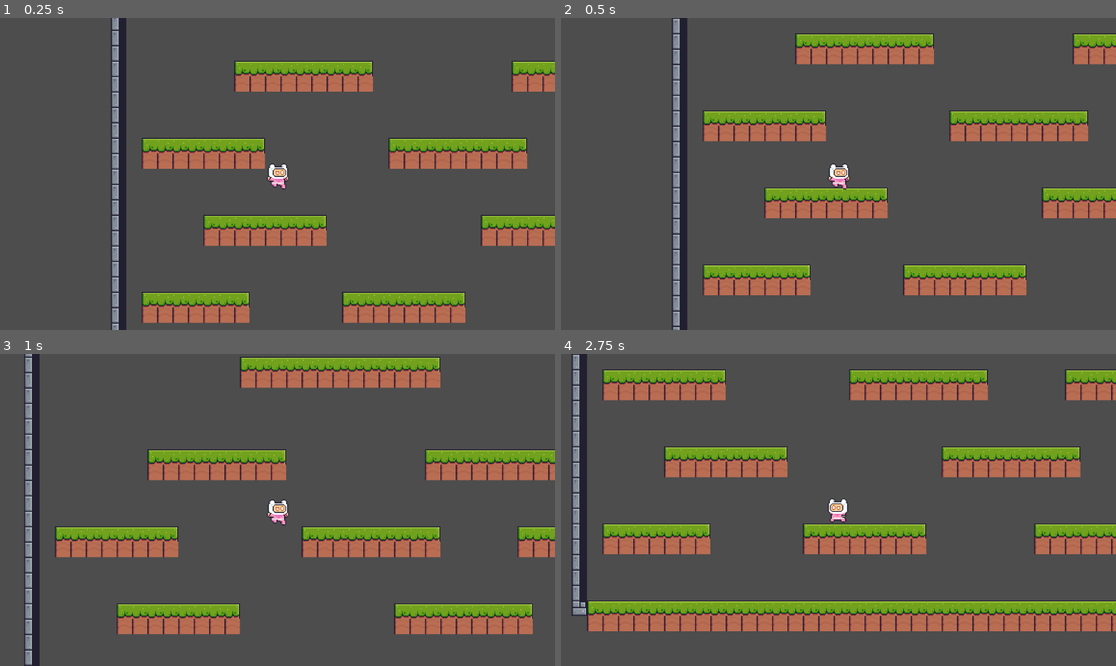
Above: before the commit, frames 1-4 (two rows, left to right).
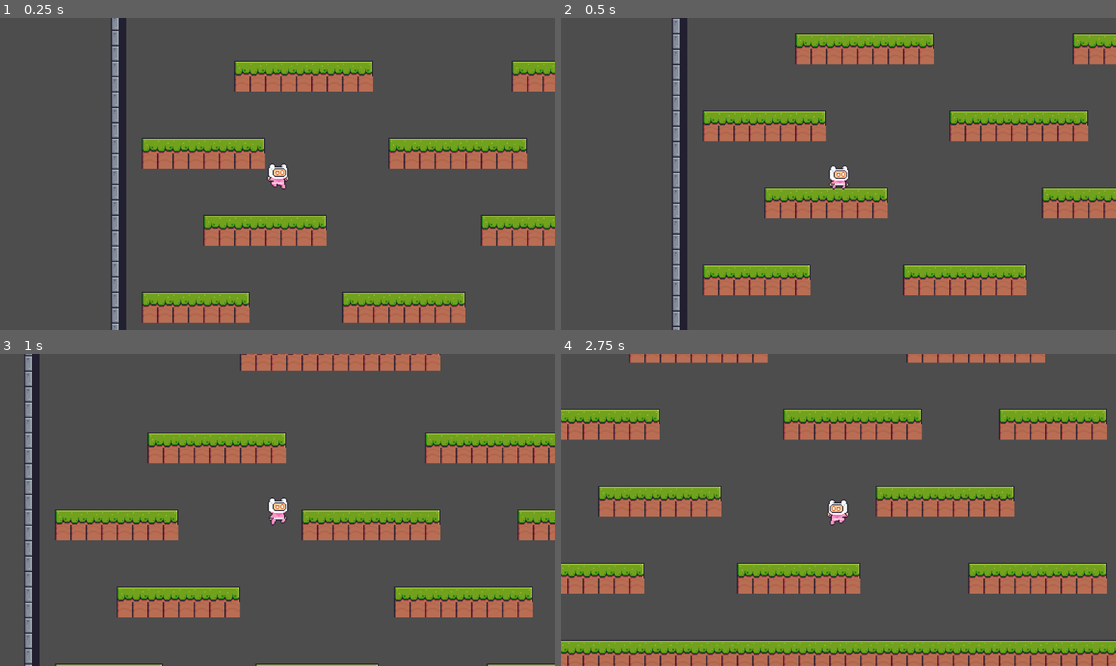
Above: after the commit, the same moments.

Repository: higginscameron/CSCI-4350-Project
Game: Godot game, scene res://scenes/level_1.tscn
Two runs of this game, one before a commit and one after it. Both use one fixed random seed, a clock stepped at 60 frames per second and the inputs below.
Inputs:
- Up to frame 1 (0.25 s): no input
- Up to frame 2 (0.5 s): no input
- Up to frame 3 (1 s): tap Enter (ui_accept) at 0.5, 0.6 s; hold Right (ui_right) from 0.53 s (still down); tap Space (jump, bound only after the commit) at 0.77, 0.8 s
- Up to frame 4 (2.75 s): tap Space (jump, bound only after the commit) at 1.07, 1.35, 1.52, 1.82, 2.3 s; tap Enter (ui_accept) at 1.55, 2.1 s; release Right (ui_right) at 2.03 s; hold Left (ui_left) from 2.03 s (still down)

Frame 1 is identical in both runs. In frame 2, 0.2% of the frame differs, in the area x 48-53%, y 46-56%; in frame 3, 28%; in frame 4, 54%, in the area x 0-100%, y 0-100%.

Commit message:
New movement

Diff:
--- a/actors/player/frames/ninja_frog.tres
+++ b/actors/player/frames/ninja_frog.tres
@@ -201,7 +201,7 @@
 "duration": 1.0,
 "texture": SubResource("AtlasTexture_dx6gj")
 }],
-"loop": true,
+"loop": false,
 "name": &"double_jump",
 "speed": 15.0
 }, {
@@ -235,7 +235,7 @@
 "duration": 1.0,
 "texture": SubResource("AtlasTexture_dvp1h")
 }],
-"loop": true,
+"loop": false,
 "name": &"hit",
 "speed": 15.0
 }, {
@@ -342,7 +342,7 @@
 "duration": 1.0,
 "texture": SubResource("AtlasTexture_qimpc")
 }],
-"loop": true,
+"loop": false,
 "name": &"wall_jump",
 "speed": 15.0
 }]
--- a/actors/player/frames/pink_man.tres
+++ b/actors/player/frames/pink_man.tres
@@ -3,6 +3,7 @@
 [ext_resource type="Texture2D" uid="uid://dmr86vg17r2s3" path="res://assets/Main Characters/Pink Man/Double Jump (32x32).png" id="1_3pl63"]
 [ext_resource type="Texture2D" uid="uid://dhuv1f7hfiw5w" path="res://assets/Main Characters/Pink Man/Fall (32x32).png" id="2_xdx4h"]
 [ext_resource type="Texture2D" uid="uid://kc1ep0jtp88m" path="res://assets/Main Characters/Pink Man/Hit (32x32).png" id="3_mukv4"]
+[ext_resource type="Texture2D" uid="uid://nye6uwwpmidh" path="res://assets/Main Characters/Pink Man/Idle (32x32).png" id="4_3pl63"]
 [ext_resource type="Texture2D" uid="uid://w8g61jlukxsc" path="res://assets/Main Characters/Pink Man/Jump (32x32).png" id="5_sq32r"]
 [ext_resource type="Texture2D" uid="uid://bl5llk5h5vvaj" path="res://assets/Main Characters/Pink Man/Run (32x32).png" id="6_gsrko"]
 [ext_resource type="Texture2D" uid="uid://m6p7icxp5xgt" path="res://assets/Main Characters/Pink Man/Wall Jump (32x32).png" id="7_ygvle"]
@@ -63,6 +64,50 @@
 atlas = ExtResource("3_mukv4")
 region = Rect2(192, 0, 32, 32)
 
+[sub_resource type="AtlasTexture" id="AtlasTexture_xdx4h"]
+atlas = ExtResource("4_3pl63")
+region = Rect2(0, 0, 32, 32)
+
+[sub_resource type="AtlasTexture" id="AtlasTexture_mukv4"]
+atlas = ExtResource("4_3pl63")
+region = Rect2(32, 0, 32, 32)
+
+[sub_resource type="AtlasTexture" id="AtlasTexture_nr4xp"]
+atlas = ExtResource("4_3pl63")
+region = Rect2(64, 0, 32, 32)
+
+[sub_resource type="AtlasTexture" id="AtlasTexture_sq32r"]
+atlas = ExtResource("4_3pl63")
+region = Rect2(96, 0, 32, 32)
+
+[sub_resource type="AtlasTexture" id="AtlasTexture_gsrko"]
+atlas = ExtResource("4_3pl63")
+region = Rect2(128, 0, 32, 32)
+
+[sub_resource type="AtlasTexture" id="AtlasTexture_ygvle"]
+atlas = ExtResource("4_3pl63")
+region = Rect2(160, 0, 32, 32)
+
+[sub_resource type="AtlasTexture" id="AtlasTexture_od1fp"]
+atlas = ExtResource("4_3pl63")
+region = Rect2(192, 0, 32, 32)
+
+[sub_resource type="AtlasTexture" id="AtlasTexture_nd60r"]
+atlas = ExtResource("4_3pl63")
+region = Rect2(224, 0, 32, 32)
+
+[sub_resource type="AtlasTexture" id="AtlasTexture_gups3"]
+atlas = ExtResource("4_3pl63")
+region = Rect2(256, 0, 32, 32)
+
+[sub_resource type="AtlasTexture" id="AtlasTexture_53oq5"]
+atlas = ExtResource("4_3pl63")
+region = Rect2(288, 0, 32, 32)
+
+[sub_resource type="AtlasTexture" id="AtlasTexture_sqgd8"]
+atlas = ExtResource("4_3pl63")
+region = Rect2(320, 0, 32, 32)
+
 [sub_resource type="AtlasTexture" id="AtlasTexture_x71m8"]
 atlas = ExtResource("5_sq32r")
 region = Rect2(0, 0, 32, 32)
@@ -156,7 +201,7 @@
 "duration": 1.0,
 "texture": SubResource("AtlasTexture_pfvyv")
 }],
-"loop": true,
+"loop": false,
 "name": &"double_jump",
 "speed": 15.0
 }, {
@@ -190,11 +235,44 @@
 "duration": 1.0,
 "texture": SubResource("AtlasTexture_fuw2m")
 }],
-"loop": true,
+"loop": false,
 "name": &"hit",
 "speed": 15.0
 }, {
-"frames": [],
+"frames": [{
+"duration": 1.0,
+"texture": SubResource("AtlasTexture_xdx4h")
+}, {
+"duration": 1.0,
+"texture": SubResource("AtlasTexture_mukv4")
+}, {
+"duration": 1.0,
+"texture": SubResource("AtlasTexture_nr4xp")
+}, {
+"duration": 1.0,
+"texture": SubResource("AtlasTexture_sq32r")
+}, {
+"duration": 1.0,
+"texture": SubResource("AtlasTexture_gsrko")
+}, {
+"duration": 1.0,
+"texture": SubResource("AtlasTexture_ygvle")
+}, {
+"duration": 1.0,
+"texture": SubResource("AtlasTexture_od1fp")
+}, {
+"duration": 1.0,
+"texture": SubResource("AtlasTexture_nd60r")
+}, {
+"duration": 1.0,
+"texture": SubResource("AtlasTexture_gups3")
+}, {
+"duration": 1.0,
+"texture": SubResource("AtlasTexture_53oq5")
+}, {
+"duration": 1.0,
+"texture": SubResource("AtlasTexture_sqgd8")
+}],
 "loop": true,
 "name": &"idle",
 "speed": 10.0
@@ -264,7 +342,7 @@
 "duration": 1.0,
 "texture": SubResource("AtlasTexture_vpucd")
 }],
-"loop": true,
+"loop": false,
 "name": &"wall_jump",
 "speed": 15.0
 }]
--- a/actors/player/frames/virtual_guy.tres
+++ b/actors/player/frames/virtual_guy.tres
@@ -201,7 +201,7 @@
 "duration": 1.0,
 "texture": SubResource("AtlasTexture_dq8pf")
 }],
-"loop": true,
+"loop": false,
 "name": &"double_jump",
 "speed": 15.0
 }, {
@@ -235,7 +235,7 @@
 "duration": 1.0,
 "texture": SubResource("AtlasTexture_nhmfs")
 }],
-"loop": true,
+"loop": false,
 "name": &"hit",
 "speed": 15.0
 }, {
@@ -342,7 +342,7 @@
 "duration": 1.0,
 "texture": SubResource("AtlasTexture_060wx")
 }],
-"loop": true,
+"loop": false,
 "name": &"wall_jump",
 "speed": 15.0
 }]
--- a/actors/player/player.gd
+++ b/actors/player/player.gd
@@ -3,9 +3,8 @@
 const SPEED = 200.0
 const JUMP_VELOCITY = -400.0
 const GRAVITY = 980.0
+const MAX_JUMPS = 2
 
-# Each rescued friend becomes a playable character with the same animation
-# names, so switching is just a matter of swapping the SpriteFrames resource.
 const CHARACTER_FRAMES = {
 	"Pink Man": preload("res://actors/player/frames/pink_man.tres"),
 	"Mask Dude": preload("res://actors/player/frames/mask_dude.tres"),
@@ -18,6 +17,7 @@
 var health = 3
 var spawn_position = Vector2.ZERO
 var is_hit = false
+var jump_count = 0
 
 func _ready() -> void:
 	add_to_group("player")
@@ -27,16 +27,16 @@
 
 
 func _physics_process(delta: float) -> void:
-	# Gravity
-	if not is_on_floor():
+	if is_on_floor():
+		jump_count = 0
+	else:
 		velocity.y += GRAVITY * delta
 
-	# Jump
-	if Input.is_action_just_pressed("ui_accept") and is_on_floor():
+	if Input.is_action_just_pressed("jump") and jump_count < MAX_JUMPS:
 		velocity.y = JUMP_VELOCITY
+		jump_count += 1
 
-	# Left / right movement
-	var direction = Input.get_axis("ui_left", "ui_right")
+	var direction = Input.get_axis("move_left", "move_right")
 	if direction != 0:
 		velocity.x = direction * SPEED
 	else:
@@ -47,7 +47,6 @@
 
 
 func _update_animation(direction: float) -> void:
-	# Don't let idle/run/jump/fall interrupt a hit reaction mid-play.
 	if is_hit:
 		return
 
@@ -55,7 +54,10 @@
 		$AnimatedSprite2D.flip_h = direction < 0
 
 	if not is_on_floor():
-		_play("jump" if velocity.y < 0 else "fall")
+		if velocity.y < 0:
+			_play("double_jump" if jump_count >= 2 else "jump")
+		else:
+			_play("fall")
 	elif direction != 0:
 		_play("run")
 	else:
@@ -63,7 +65,6 @@
 
 
 func _play(anim_name: String) -> void:
-	# Avoid restarting an animation that's already playing.
 	if $AnimatedSprite2D.animation != anim_name:
 		$AnimatedSprite2D.play(anim_name)
 
--- a/project.godot
+++ b/project.godot
@@ -23,6 +23,26 @@
 ]
 }
 
+move_left={
+"deadzone": 0.2,
+"events": [Object(InputEventKey,"resource_local_to_scene":false,"resource_name":"","device":-1,"window_id":0,"alt_pressed":false,"shift_pressed":false,"ctrl_pressed":false,"meta_pressed":false,"pressed":false,"keycode":0,"physical_keycode":65,"key_label":0,"unicode":0,"location":0,"echo":false,"script":null)
+, Object(InputEventKey,"resource_local_to_scene":false,"resource_name":"","device":-1,"window_id":0,"alt_pressed":false,"shift_pressed":false,"ctrl_pressed":false,"meta_pressed":false,"pressed":false,"keycode":0,"physical_keycode":4194319,"key_label":0,"unicode":0,"location":0,"echo":false,"script":null)
+]
+}
+move_right={
+"deadzone": 0.2,
+"events": [Object(InputEventKey,"resource_local_to_scene":false,"resource_name":"","device":-1,"window_id":0,"alt_pressed":false,"shift_pressed":false,"ctrl_pressed":false,"meta_pressed":false,"pressed":false,"keycode":0,"physical_keycode":68,"key_label":0,"unicode":0,"location":0,"echo":false,"script":null)
+, Object(InputEventKey,"resource_local_to_scene":false,"resource_name":"","device":-1,"window_id":0,"alt_pressed":false,"shift_pressed":false,"ctrl_pressed":false,"meta_pressed":false,"pressed":false,"keycode":0,"physical_keycode":4194321,"key_label":0,"unicode":0,"location":0,"echo":false,"script":null)
+]
+}
+jump={
+"deadzone": 0.2,
+"events": [Object(InputEventKey,"resource_local_to_scene":false,"resource_name":"","device":-1,"window_id":0,"alt_pressed":false,"shift_pressed":false,"ctrl_pressed":false,"meta_pressed":false,"pressed":false,"keycode":0,"physical_keycode":32,"key_label":0,"unicode":0,"location":0,"echo":false,"script":null)
+, Object(InputEventKey,"resource_local_to_scene":false,"resource_name":"","device":-1,"window_id":0,"alt_pressed":false,"shift_pressed":false,"ctrl_pressed":false,"meta_pressed":false,"pressed":false,"keycode":0,"physical_keycode":4194320,"key_label":0,"unicode":0,"location":0,"echo":false,"script":null)
+, Object(InputEventKey,"resource_local_to_scene":false,"resource_name":"","device":-1,"window_id":0,"alt_pressed":false,"shift_pressed":false,"ctrl_pressed":false,"meta_pressed":false,"pressed":false,"keycode":0,"physical_keycode":87,"key_label":0,"unicode":0,"location":0,"echo":false,"script":null)
+]
+}
+
 [physics]
 
 3d/physics_engine="Jolt Physics"
Not shown: 1 places in scenes/level_1.tscn that only renumber resources
